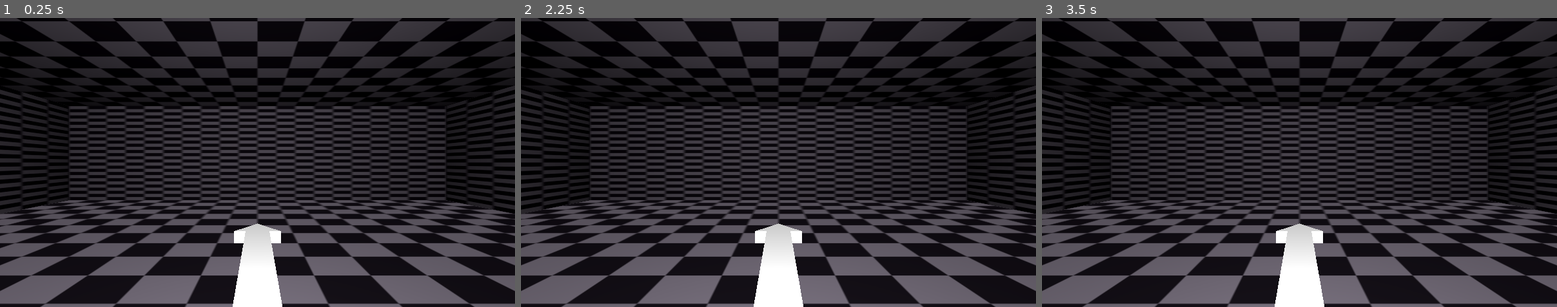
Above: before the commit, frames 1-3 (left to right).
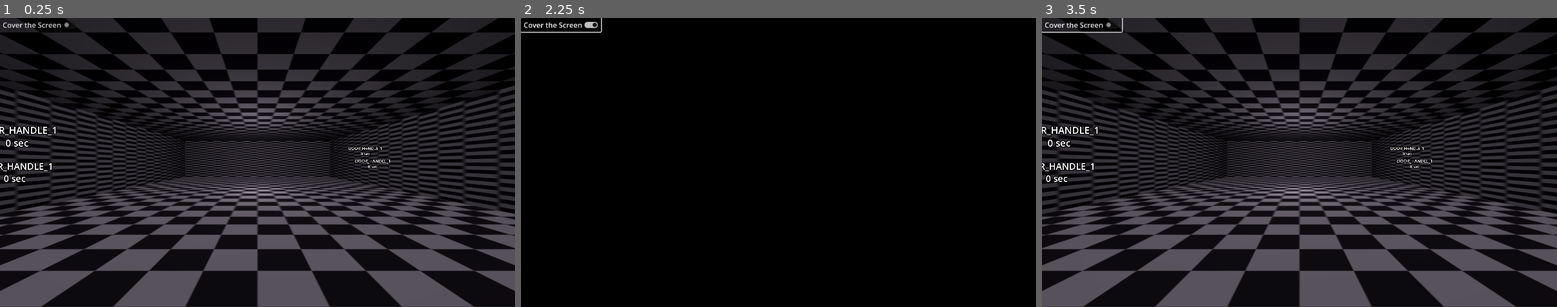
Above: after the commit, the same moments.

Repository: pkostic-dev/game-wraith-hunter
Game: Godot game, scene res://tests/test_level.tscn
Same seed, same stepped clock (60 frames per second), same inputs: the game is played once before the commit and once after it. Before the commit the project starts from res://tests/gyroscope/sensor_test.tscn. Sound files missing from this copy of the repository are replaced by a short silence.
Inputs (mouse positions are in pixels of both pictures, inside the frame that each line leads up to):
- Up to frame 1 (0.25 s): no input
- Up to frame 2 (2.25 s): click (562, 23) at 0.5 s, where only the run after the commit has a clickable "Cover the Screen"; click (562, 23) at 1.25 s, where only the run after the commit has a clickable "Cover the Screen"; click (562, 23) at 2 s, where only the run after the commit has a clickable "Cover the Screen"
- Up to frame 3 (3.5 s): tap Enter at 2.75 s

The runs differ from the first frame. In frame 1, 50% of the frame differs, in the area x 0-100%, y 0-100%; in frame 2, 54%; in frame 3, 50%.
Error before the commit: Invalid assignment of property or key 'text' with value of type 'String' on a base object of type 'null instance'. (res://tests/gyroscope/sensor_test.gd:15)
Error after the commit: Parse Error: Argument 1 of annotation "@export_enum" contains a comma. Use separate arguments instead. (res://hunting/ambiance_object.gd:10)

Commit message:
Update project.godot

Diff:
--- a/Wraith_Hunter/project.godot
+++ b/Wraith_Hunter/project.godot
@@ -11,7 +11,7 @@
 [application]
 
 config/name="Wraith Hunter"
-run/main_scene="res://tests/gyroscope/sensor_test.tscn"
+run/main_scene="res://tests/test_level.tscn"
 config/features=PackedStringArray("4.0", "Mobile")
 config/icon="res://icon.png"
 
